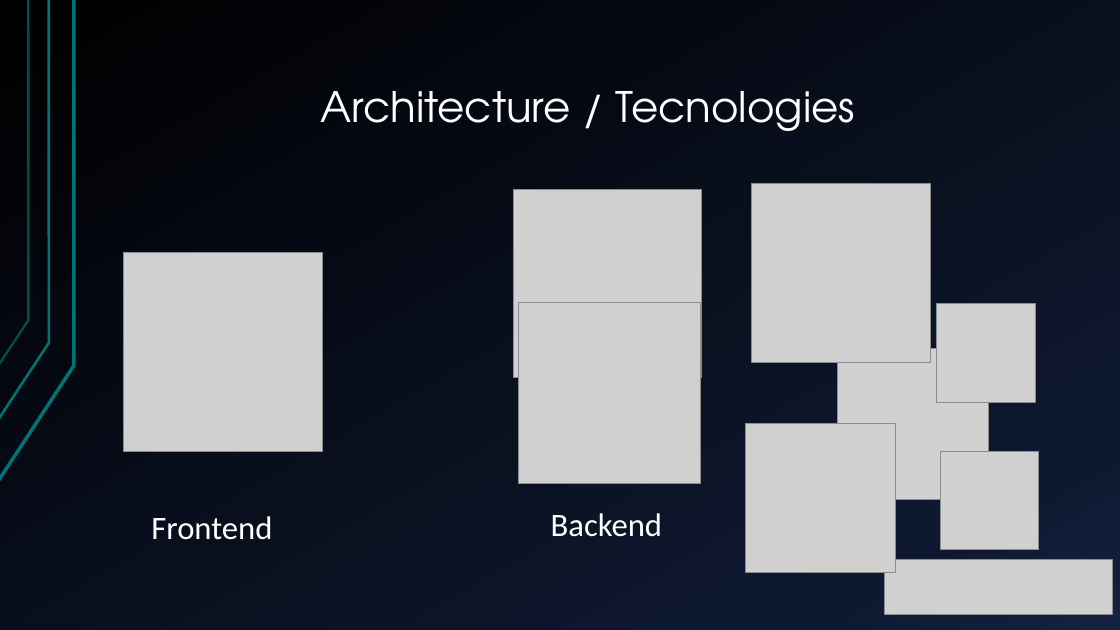
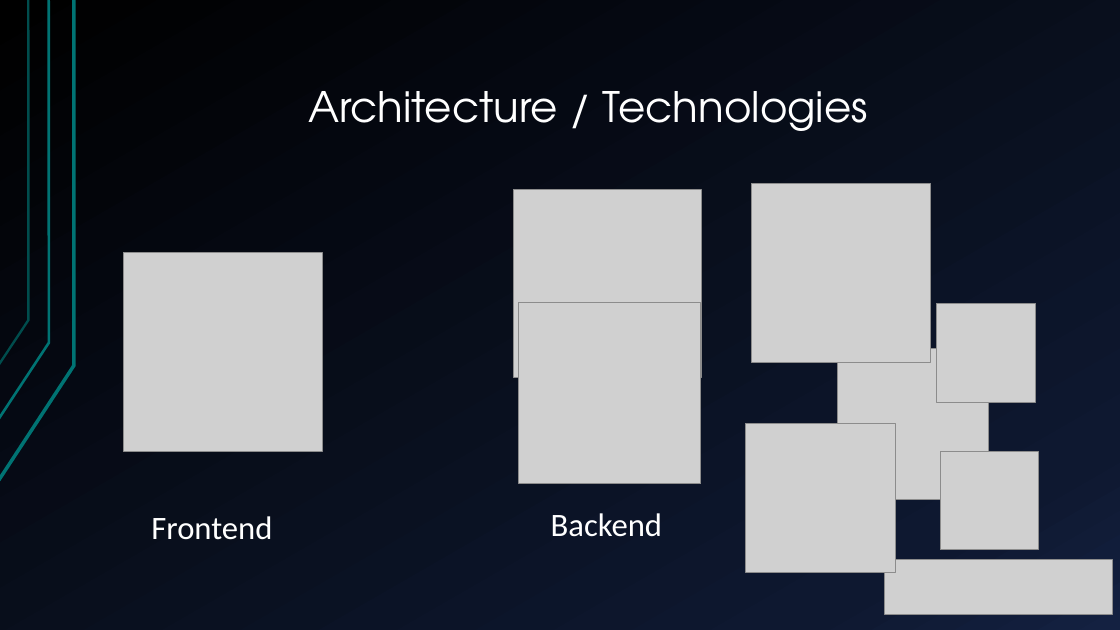
Before and after one commit to rndmized/project-dome, a slide deck: slide 4 of Seminar Presentation/Project Dome - Seminar Presentation.pptx. Drawn at 1120x630 pixels with LibreOffice and Linux fonts; fonts in the diff are those of the drawing; grey boxes stand for pictures. Boxes give left, top, right and bottom in pixels: in the first picture for what was removed or moved away, otherwise in the second. Text is boxed around its words. In the diff, an @@ line names an element or a change of style, - is before the commit and + after.

Commit message:
Fixed typo

```diff
--- a/Seminar Presentation/Project Dome - Seminar Presentation.pptx
+++ b/Seminar Presentation/Project Dome - Seminar Presentation.pptx
@@ title at box(308, 91, 868, 131): text changed @@
-Architecture / Tecnologies
+Architecture / Technologies
```
Also in this commit, not shown: 2 other slides changed.
